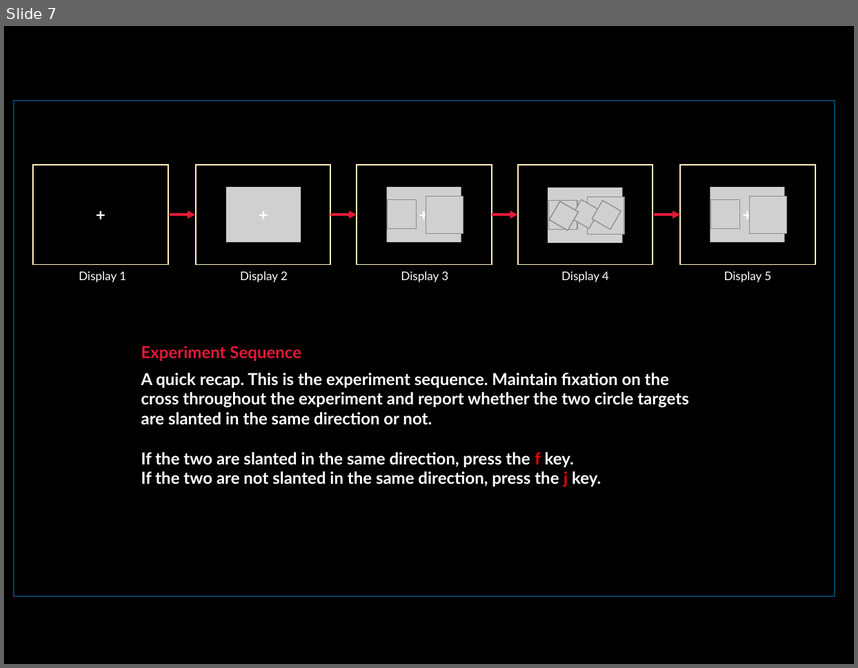
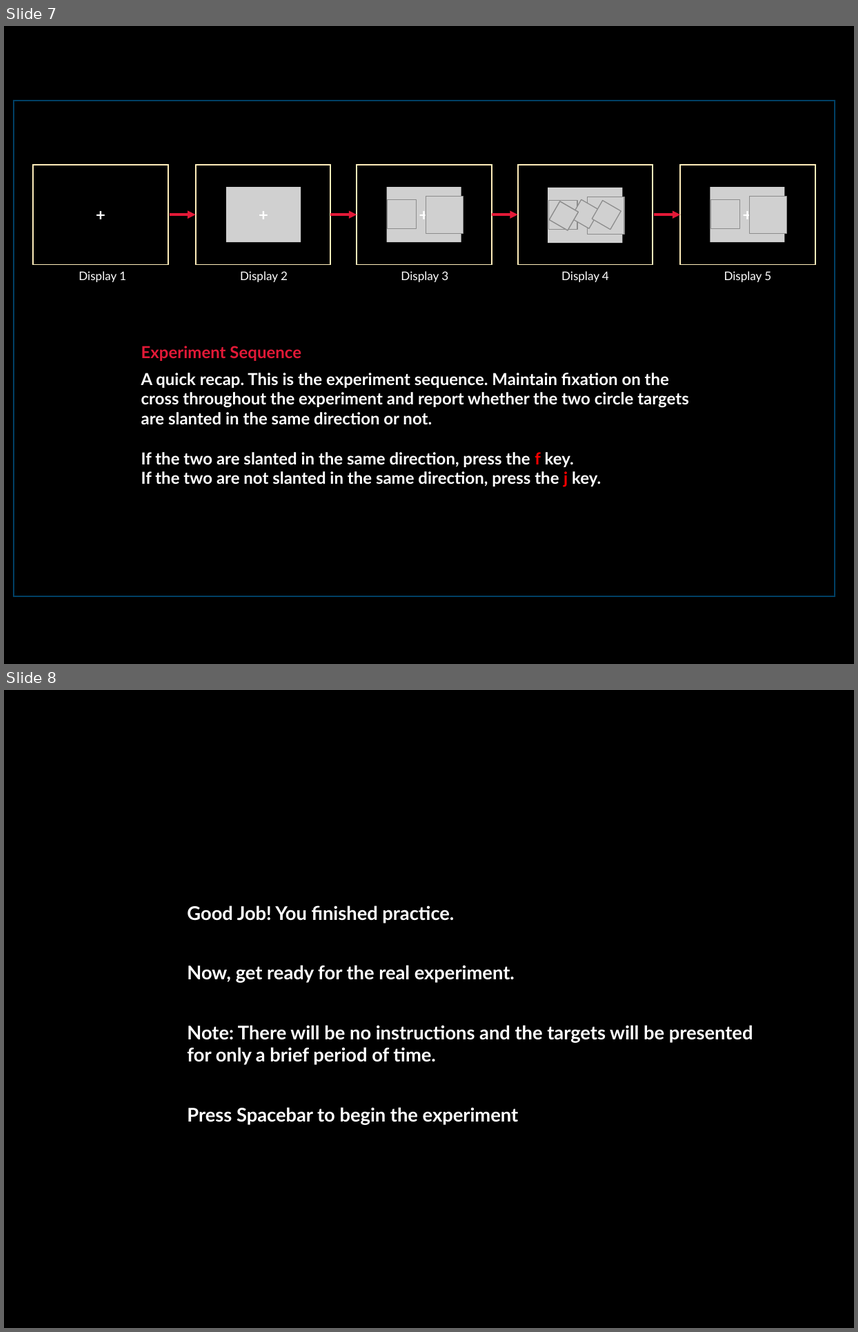
Before and after one commit to josephnah/semantic-scenes_objects_mTurk, a slide deck: static/instructions.pptx. Shown one above the other, each under a label of ours: slide 7 before the commit, slides 7 and 8 after it. The pictures are 858x668 and 858x1332 pixels, drawn with LibreOffice and Linux fonts; fonts in the diff are those of the drawing; grey boxes stand for pictures. Boxes give left, top, right and bottom in pixels: in the first picture for what was removed or moved away, otherwise in the second. Text is boxed around its words. In the diff, an @@ line names an element or a change of style, - is before the commit and + after.

Commit message:
# updated

```diff
--- a/static/instructions.pptx
+++ b/static/instructions.pptx
@@ slide 8 added at (4,690,854,1328), background #000000 @@
@@ text added at (187,905,753,1125), 16 pt, text #FFFFFF, bold @@
+Good Job! You finished practice.
+Now, get ready for the real experiment.
+Note: There will be no instructions and the targets will be presented for only a brief period of time.
+Press Spacebar to begin the experiment
```
Also in this commit, not shown: 2 other slides added.
